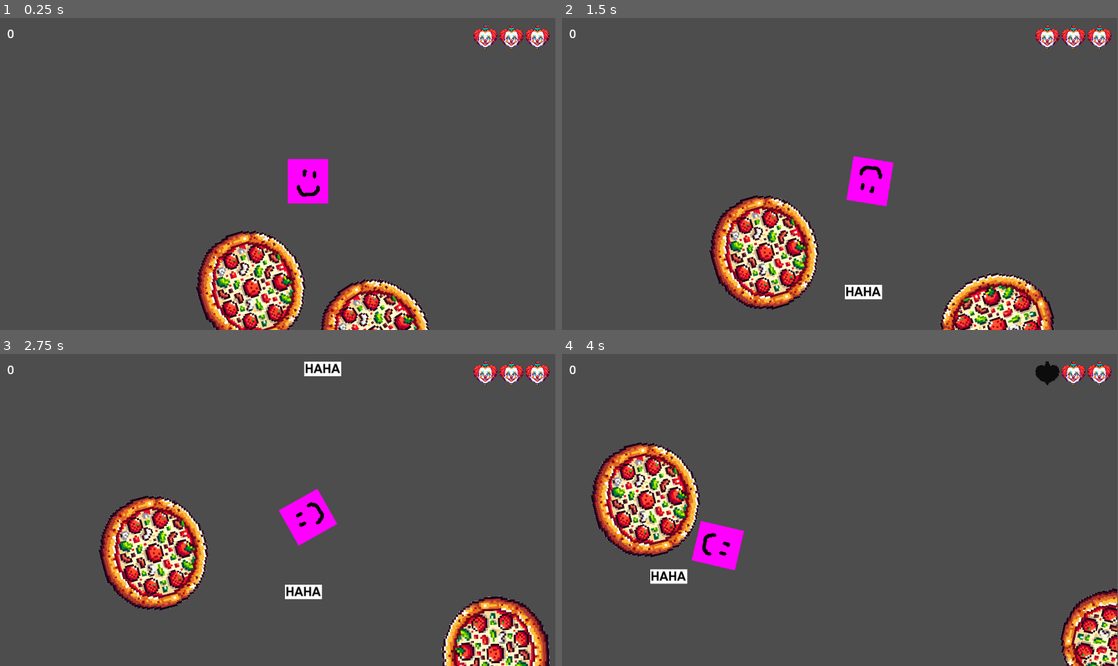
Above: before the commit, frames 1-4 (two rows, left to right).
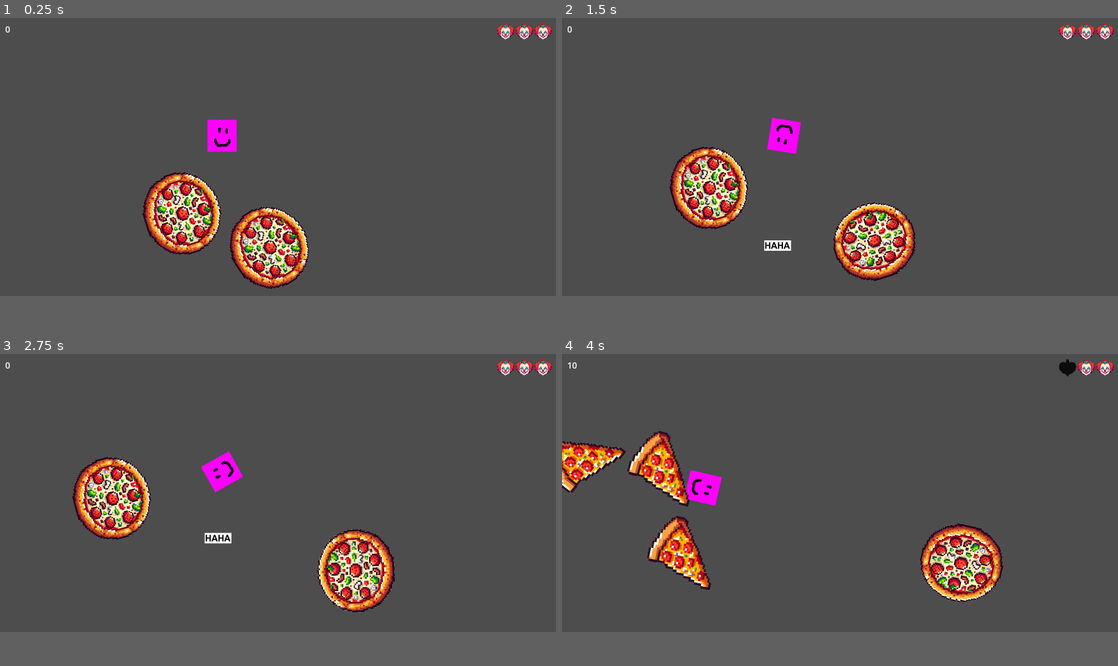
Above: after the commit, the same moments.

Repository: bytedev-code/the-sad-unicorn
Game: Godot game, scene res://game.tscn
The game is run twice, just before and just after one commit, with the same random seed, the same clock (stepped at 60 frames per second) and the same inputs.
Inputs:
- Up to frame 1 (0.25 s): no input
- Up to frame 2 (1.5 s): hold D (player_rotate_right) 0.53-1.28 s; hold Space (player_shoot) 0.53-1.28 s; hold A (player_rotate_left) from 1.28 s (still down); tap Space (player_shoot) at 1.35 s
- Up to frame 3 (2.75 s): release A (player_rotate_left) at 2.03 s; hold D (player_rotate_right) from 2.03 s (still down); hold Space (player_shoot) from 2.03 s (still down)
- Up to frame 4 (4 s): release D (player_rotate_right) at 2.78 s; release Space (player_shoot) at 2.78 s; hold W (player_forward) 2.78-3.53 s; tap Space (player_shoot) at 2.85 s; hold A (player_rotate_left) from 3.53 s (still down); hold Space (player_shoot) from 3.53 s (still down)
In our replay, the window is 799x449 before the commit and 800x400 after it. These sizes can differ from the game's own. Grey fills any space a smaller window leaves; there, only what the larger window draws over its background counts as a difference.

The runs differ from the first frame. In frame 1, 14% of the frame differs, in the area x 1-100%, y 1-100%; in frame 2, 17%; in frame 3, 17%; in frame 4, 15%.

Commit message:
implement enemy splits and scores

Diff:
--- a/blueprints/enemies/pizza.tscn
+++ b/blueprints/enemies/pizza.tscn
@@ -18,3 +18,5 @@
 [node name="Sprite2D" type="Sprite2D" parent="."]
 scale = Vector2(0.25, 0.25)
 texture = ExtResource("2_h78fa")
+
+[connection signal="body_entered" from="." to="." method="_on_collide"]
--- a/blueprints/enemies/pizza_slice.tscn
+++ b/blueprints/enemies/pizza_slice.tscn
@@ -5,11 +5,14 @@
 
 [node name="pizza_slice" type="RigidBody2D"]
 script = ExtResource("1_q8gml")
+SCORE = 5
 
 [node name="CollisionShape2D" type="CollisionPolygon2D" parent="."]
 position = Vector2(-0.5, 1.5)
-polygon = PackedVector2Array(-97.5, 99.5, -37.5, -102.5, 108.5, -27.5)
+polygon = PackedVector2Array(-97.5, 99.5, -39.5, -114.5, 121.5, -29.5)
 
 [node name="Sprite2D" type="Sprite2D" parent="."]
 scale = Vector2(0.25, 0.25)
 texture = ExtResource("2_7n3m5")
+
+[connection signal="body_entered" from="." to="." method="_on_collide"]
--- a/enemy.gd
+++ b/enemy.gd
@@ -1,9 +1,14 @@
 class_name Enemy
 extends RigidBody2D
+
+signal on_split(blueprint: PackedScene, number: int, position: Vector2)
+signal on_death(score: int)
 
 @export var ROTATE: bool = true
 @export var SPEED: float = 100.
 @export var SPLIT_INTO: PackedScene = null
+@export var SPLIT_NUMBER: int = 3
+@export var SCORE: int = 10
 
 var _direction = Vector2(0, 0)
 var _rot_speed = 0.1
@@ -14,7 +19,12 @@
 func _ready():
 	_direction = Vector2.from_angle(rng.randf() * 2 * PI)
 	_rot_speed = rng.randf_range(-0.1, 0.1)
+	set_contact_monitor(true)
+	set_max_contacts_reported(1)
 
+
+func setup(start_pos: Vector2i):
+	position = start_pos
 
 # Called every frame. 'delta' is the elapsed time since the previous frame.
 func _process(delta):
@@ -24,5 +34,22 @@
 	if ROTATE:
 		rotate(_rot_speed)
 
+	Globals.screen_wrap(self)
 
-	Globals.screen_wrap(self)
+func _on_collide(node: Node):
+	print("COLLIDE2 " + self.name)
+	if node is Player:
+		return
+
+	if node is Projectile:
+		node.queue_free()
+
+	if node is Enemy:
+		_direction = -_direction
+		return
+
+	if SPLIT_INTO:
+		on_split.emit(SPLIT_INTO, SPLIT_NUMBER, position)
+
+	on_death.emit(SCORE)
+	queue_free()
--- a/game.gd
+++ b/game.gd
@@ -1,19 +1,37 @@
 extends Node2D
 
 signal on_gamestart()
+signal on_score_changed(score: int)
 
 @export var enemy_blueprints: Array[PackedScene] = []
 @export var enemy_container: NodePath
 
 var rng = RandomNumberGenerator.new()
+var _score = 0
 
 # Called when the node enters the scene tree for the first time.
 func _ready():
+	_score = 0
 	for i in range(2):
 		var enemy = enemy_blueprints[0].instantiate()
 		enemy.position = Vector2(
 			rng.randf_range(0, 1000),
 			rng.randf_range(0, 800)
 		)
-		get_node(enemy_container).add_child(enemy)
+		_add_enemy(enemy)
 	on_gamestart.emit()
+
+func _add_enemy(enemy: Enemy):
+	enemy.on_split.connect(_on_enemy_split)
+	enemy.on_death.connect(_on_enemy_death)
+	get_node(enemy_container).call_deferred("add_child", enemy)
+
+func _on_enemy_split(blueprint: PackedScene, split_number: int, start_pos: Vector2):
+	for i in range(split_number):
+		var split_enemy: Enemy = blueprint.instantiate()
+		split_enemy.setup(start_pos)
+		_add_enemy(split_enemy)
+
+func _on_enemy_death(score: int):
+	_score += score
+	on_score_changed.emit(_score)
--- a/game.tscn
+++ b/game.tscn
@@ -22,4 +22,5 @@
 
 [node name="Hud" parent="CanvasLayer" instance=ExtResource("4_a746c")]
 
+[connection signal="on_score_changed" from="." to="CanvasLayer/Hud" method="setScore"]
 [connection signal="on_damage" from="player" to="CanvasLayer/Hud" method="setHealth"]
--- a/globals.gd
+++ b/globals.gd
@@ -1,9 +1,12 @@
 extends Node2D
 
 func screen_wrap(node: Node2D):
+	var spriteNode = node.get_node("Sprite2D")
+
 	var screen_size = get_viewport_rect().size
-	var halfSpriteSize = node.get_node("Sprite2D").get_texture().get_size() * 0.5
+	var halfSpriteSize = spriteNode.get_texture().get_size() * 0.5 * spriteNode.scale
 	var originalPosition = node.position
+
 	var position = originalPosition
 	position.x = 0 - halfSpriteSize.x if position.x > screen_size.x + halfSpriteSize.x else position.x
 	position.x = screen_size.x + halfSpriteSize.x if position.x < 0 - halfSpriteSize.x else position.x
--- a/player.gd
+++ b/player.gd
@@ -1,3 +1,4 @@
+class_name Player
 extends CharacterBody2D
 
 signal on_damage(hp: int)
--- a/project.godot
+++ b/project.godot
@@ -18,6 +18,11 @@
 [autoload]
 
 Globals="*res://globals.gd"
+
+[display]
+
+window/size/viewport_width=1600
+window/size/viewport_height=800
 
 [input]
 
--- a/projectile.gd
+++ b/projectile.gd
@@ -2,7 +2,7 @@
 extends StaticBody2D
 
 
-@export var SPEED = 300.
+@export var SPEED = 500.
 var _direction = Vector2.ZERO
 
 # Called when the node enters the scene tree for the first time.
@@ -18,5 +18,10 @@
 	var motion = _direction * SPEED * delta
 	var collider = move_and_collide(motion)
 
+	if collider:
+		#_on_lifetime_end()
+		#print(collider)
+		pass
+
 func _on_lifetime_end():
 	queue_free()
--- a/ui/hud.tscn
+++ b/ui/hud.tscn
@@ -14,7 +14,7 @@
 pivot_offset = Vector2(298, 336)
 script = ExtResource("1_whp6l")
 
-[node name="score" type="Label" parent="."]
+[node name="Score" type="Label" parent="."]
 layout_mode = 0
 offset_left = 15.0
 offset_top = 15.0
